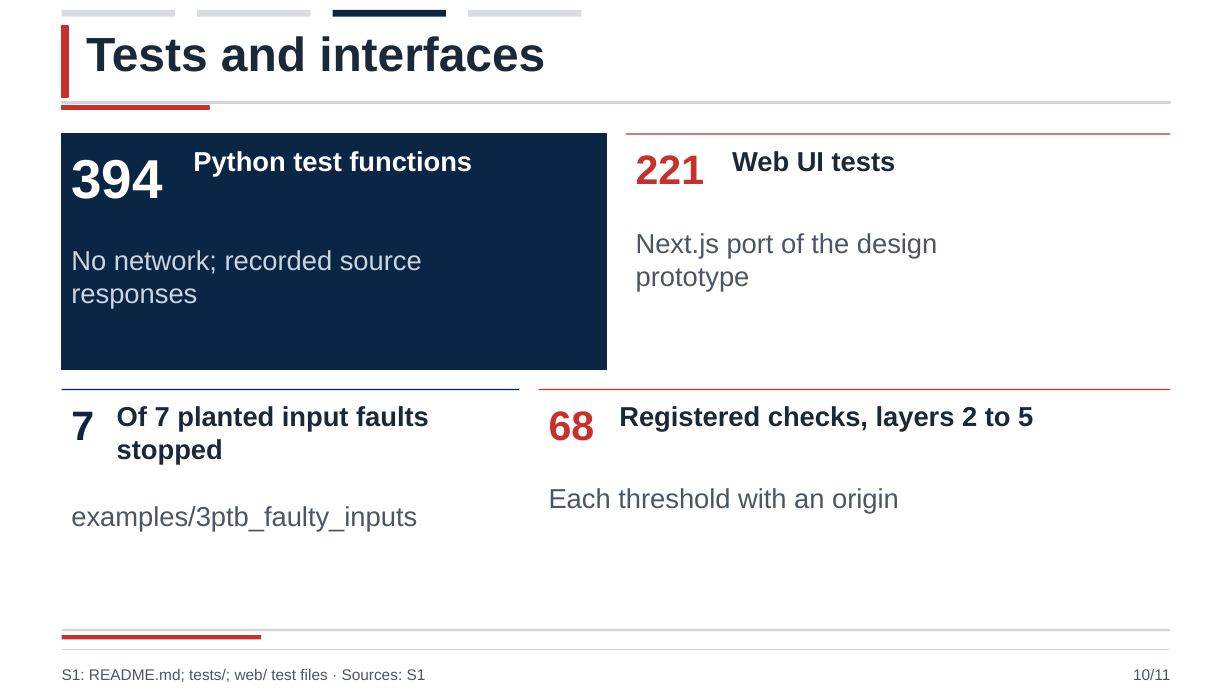
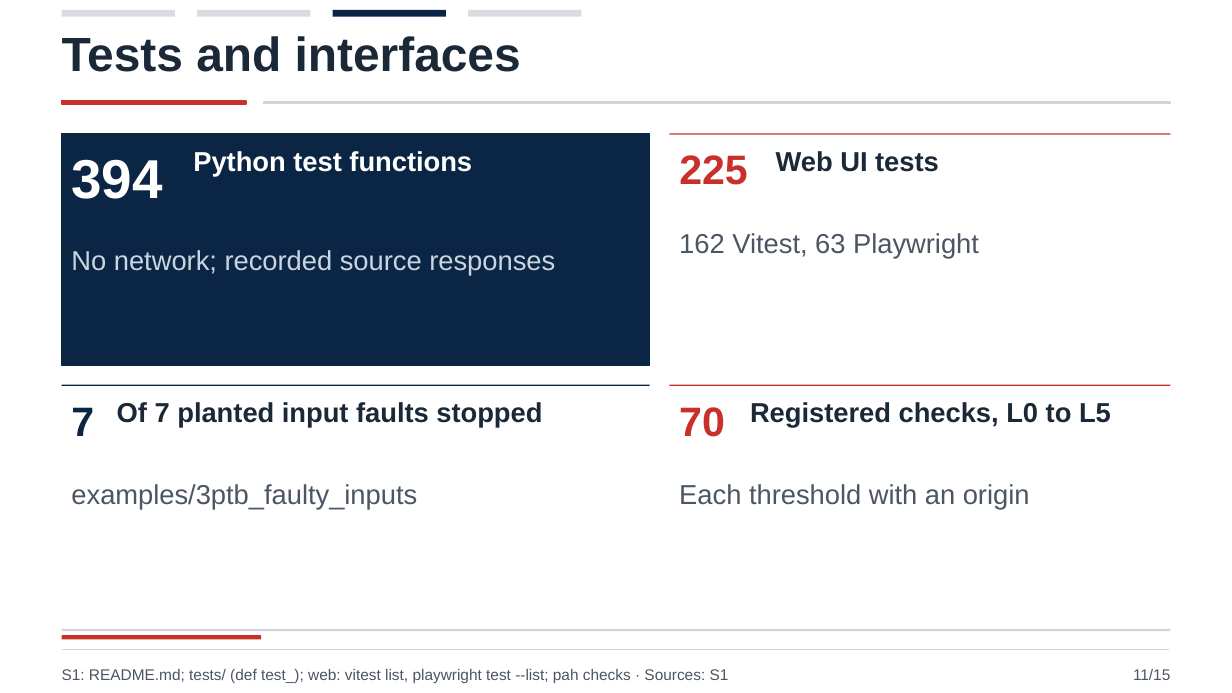
Before and after one commit to persistentepiphany/harness-hackathon, a slide deck: slide 11 of media/deck/dock-harness.pptx (slide 10 before the commit). Drawn at 1232x693 pixels with LibreOffice and Linux fonts; fonts in the diff are those of the drawing. Boxes give left, top, right and bottom in pixels: in the first picture for what was removed or moved away, otherwise in the second. Text is boxed around its words. In the diff, an @@ line names an element or a change of style, - is before the commit and + after.

Commit message:
deck: twelve-pose slide, models slide, verified references and figure sources

```diff
--- a/media/deck/dock-harness.pptx
+++ b/media/deck/dock-harness.pptx
@@ text "Tests and interfaces": place and size @@
-text "Tests and interfaces" at [86,36,545,72]
+text "Tests and interfaces" at [62,36,521,72]
@@ rectangle removed at [62,26,69,97] @@
@@ rectangle: place and size @@
-rectangle at [62,106,209,110]
+rectangle at [62,101,246,105]
@@ rectangle: place and size @@
-rectangle at [62,102,1170,103]
+rectangle at [264,102,1170,103]
@@ rectangle: place and size @@
-rectangle at [62,134,606,370]
+rectangle at [62,134,649,366]
@@ line moved from (626, 134) - (1170, 134) to (669, 134) - (1170, 134) @@
@@ text "Web UI tests": place and size @@
-text "Web UI tests" at [732,151,896,172]
+text "Web UI tests" at [776,151,939,172]
@@ text removed at [636,155,704,184] @@
-221
@@ text added at [679,155,747,185], 24 pt, text #C9302C, bold @@
+225
@@ text removed at [636,233,937,291] @@
-Next.js port of the design
-prototype
@@ text added at [679,233,979,259], 16 pt, text #4B5563 @@
+162 Vitest, 63 Playwright
@@ text at [71,250,555,276]: text changed @@
-No network; recorded source
-responses
+No network; recorded source responses
@@ line moved from (62, 389) - (519, 389) to (62, 386) - (649, 386) @@
@@ line moved from (538, 389) - (1170, 389) to (669, 386) - (1170, 386) @@
@@ text "7": place and size @@
-text "7" at [71,411,94,440]
+text "7" at [71,407,94,436]
@@ text at [117,402,542,428]: text changed @@
-Of 7 planted input faults
-stopped
+Of 7 planted input faults stopped
@@ text removed at [549,411,595,441] @@
-68
@@ text added at [679,407,725,437], 24 pt, text #C9302C, bold @@
+70
@@ text at [750,402,1111,428]: text changed @@
-Registered checks, layers 2 to 5
+Registered checks, L0 to L5
@@ text "examples/3ptb_faulty_inputs": place and size @@
-text "examples/3ptb_faulty_inputs" at [71,506,417,532]
+text "examples/3ptb_faulty_inputs" at [71,484,417,510]
@@ text "Each threshold with an origin": place and size @@
-text "Each threshold with an origin" at [549,488,899,514]
+text "Each threshold with an origin" at [679,484,1030,510]
@@ text at [62,669,729,683]: text changed @@
-S1: README.md; tests/; web/ test files · Sources: S1
+S1: README.md; tests/ (def test_); web: vitest list, playwright test --list; pah checks · Sources: S1
@@ text at [1133,669,1170,680]: text changed @@
-10/11
+11/15
```
Also in this commit, not shown: 8 other slides changed, 6 slides added, 2 slides removed, 24 other files.
